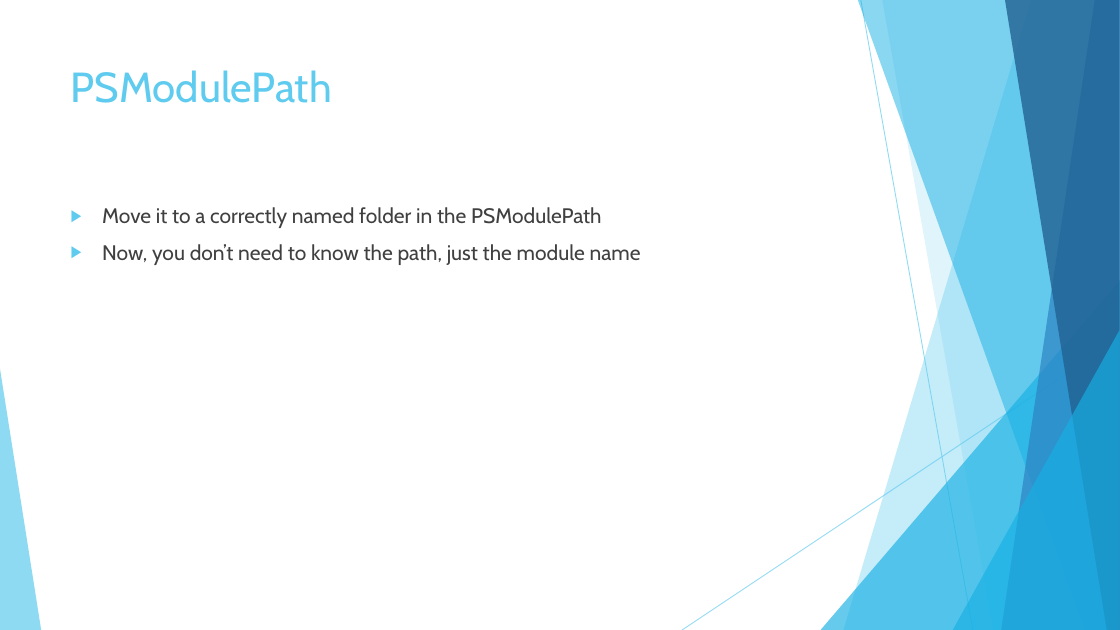
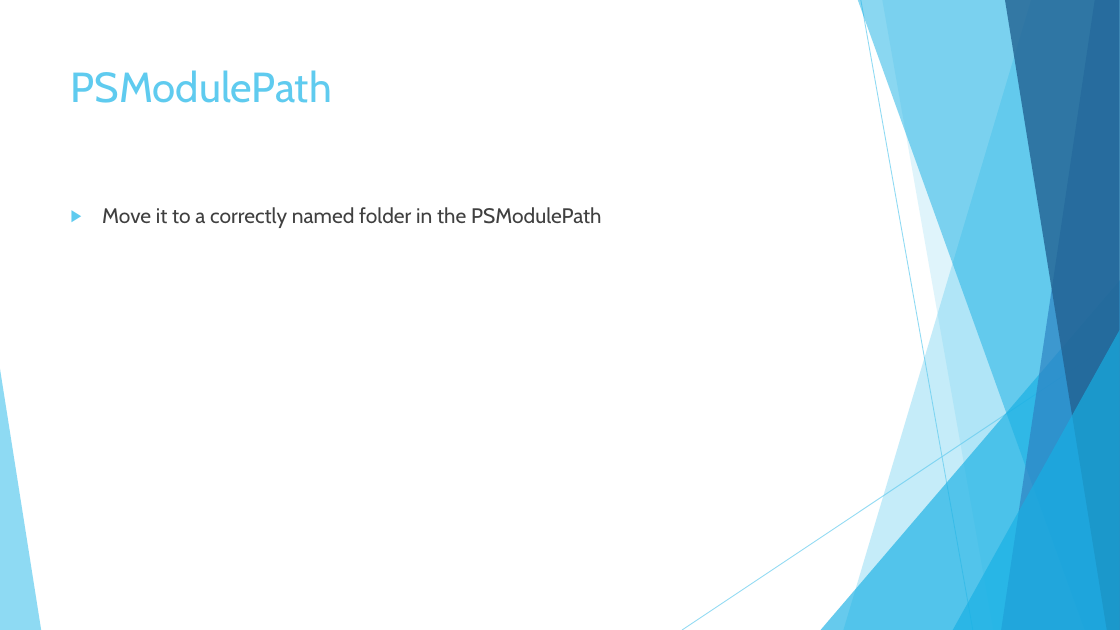
Before and after one commit to MikeShepard/Documents, a slide deck: slide 5 of PowerShell Modules.pptx (slide 6 before the commit). Drawn at 1120x630 pixels with LibreOffice and Linux fonts; fonts in the diff are those of the drawing. Boxes give left, top, right and bottom in pixels: in the first picture for what was removed or moved away, otherwise in the second. Text is boxed around its words. In the diff, an @@ line names an element or a change of style, - is before the commit and + after.

Commit message:
Added slides about "module tooling"
Psake, plaster, pester, platyps, psdeploy, buildhelpers

```diff
--- a/PowerShell Modules.pptx
+++ b/PowerShell Modules.pptx
@@ text at [102,244,641,265]: paragraph removed @@
-▶ Now, you don’t need to know the path, just the module name
```
Also in this commit, not shown: 1 other slide changed, 7 slides added, 1 slide removed.
